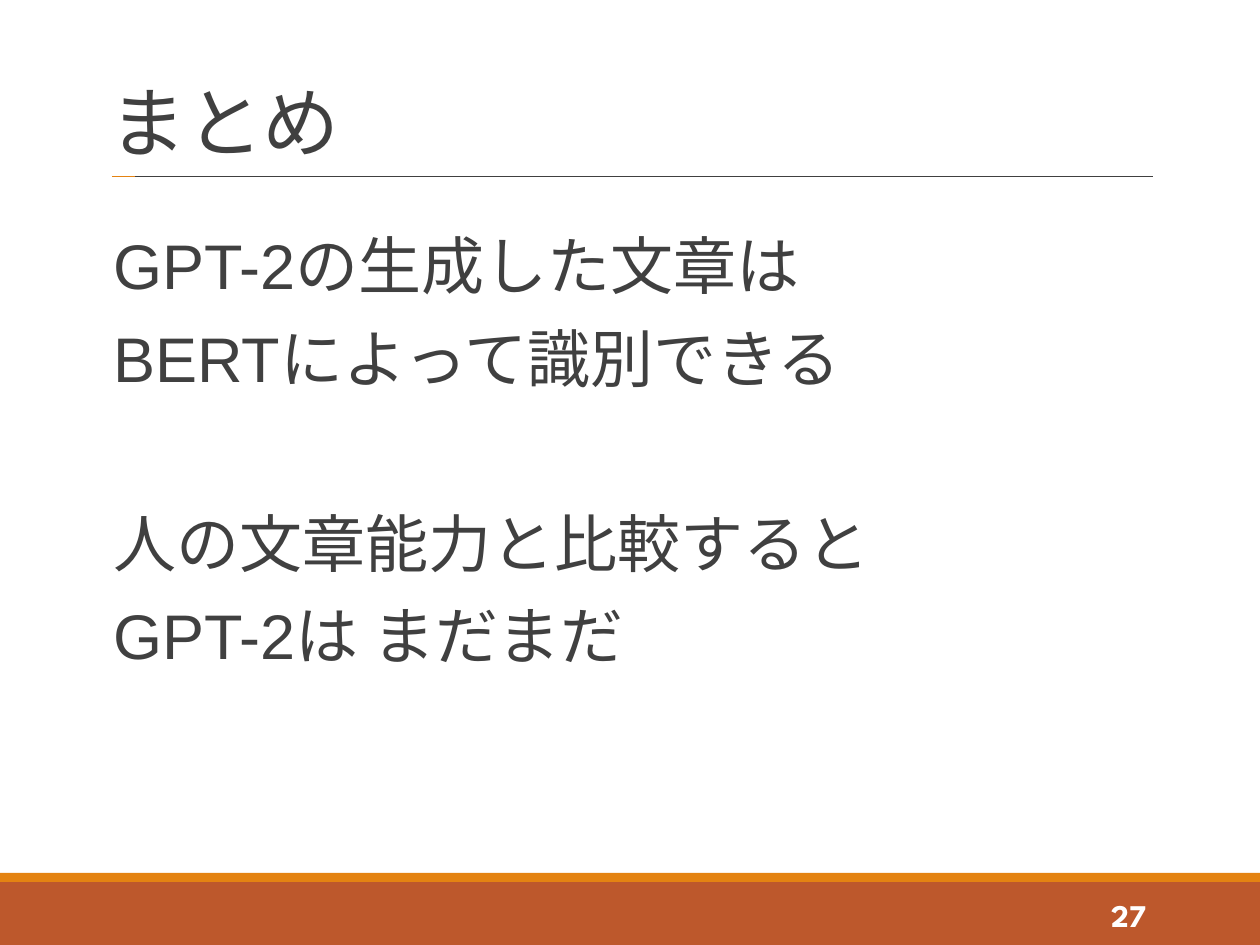
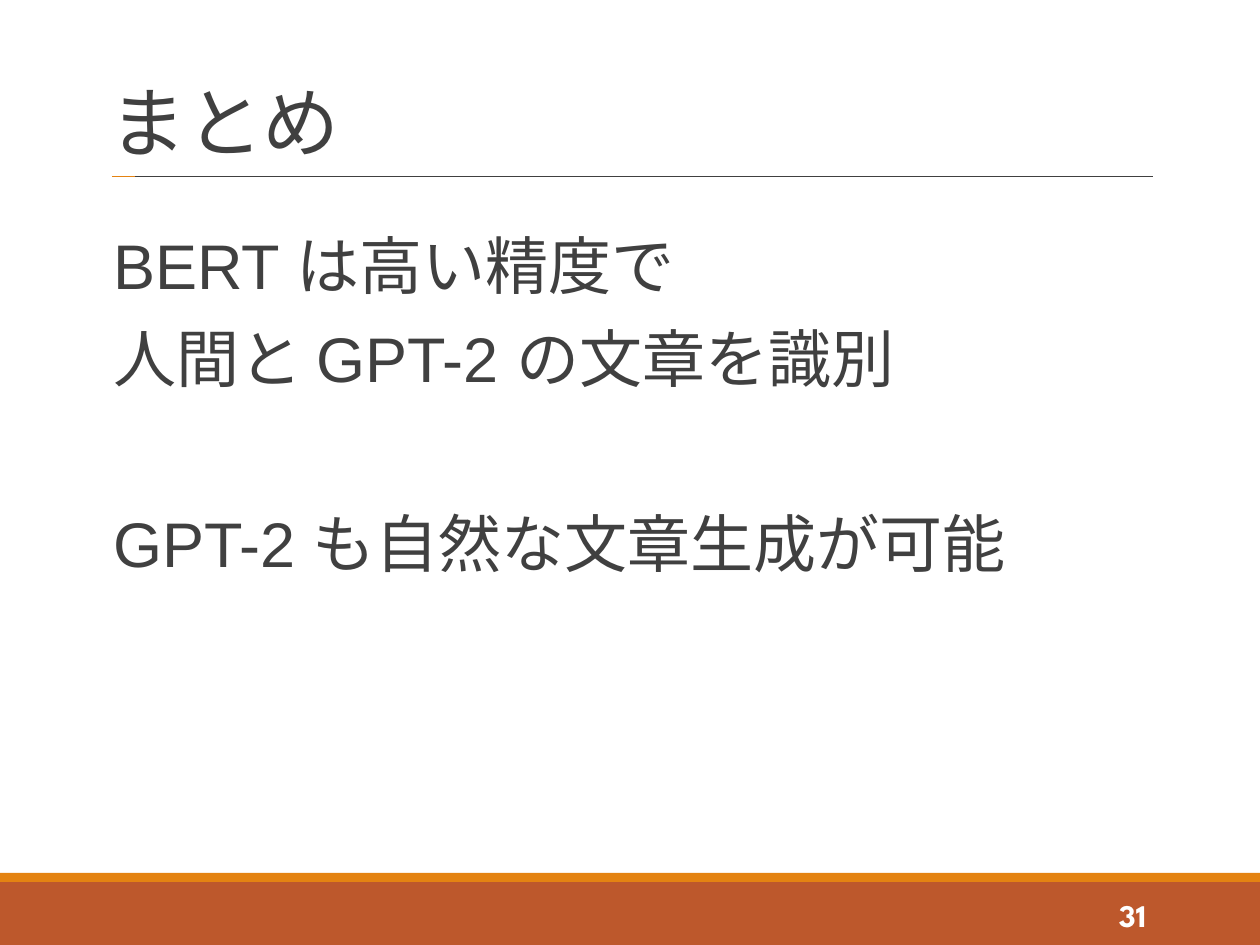
Before and after one commit to tatsuya-sugiyama/WeeklyReport, a slide deck: slide 31 of report/2021_t_1st/2021_1st_sugiyama.pptx (slide 27 before the commit). Drawn at 1260x945 pixels with LibreOffice and Linux fonts; fonts in the diff are those of the drawing. Boxes give left, top, right and bottom in pixels: in the first picture for what was removed or moved away, otherwise in the second. Text is boxed around its words. In the diff, an @@ line names an element or a change of style, - is before the commit and + after.

```diff
--- a/report/2021_t_1st/2021_1st_sugiyama.pptx
+++ b/report/2021_t_1st/2021_1st_sugiyama.pptx
@@ text at <box>113,236,1006,572</box>: text changed @@
-GPT-2の生成した文章は
-BERTによって識別できる
-人の文章能力と比較すると
-GPT-2は まだまだ
+BERT は高い精度で
+人間と GPT-2 の文章を識別
+GPT-2 も自然な文章生成が可能
@@ page number at <box>1119,906,1146,928</box>: text changed @@
-27
+31
```
Also in this commit, not shown: 18 other slides changed, 5 slides added, 1 slide removed, 2 other files.
